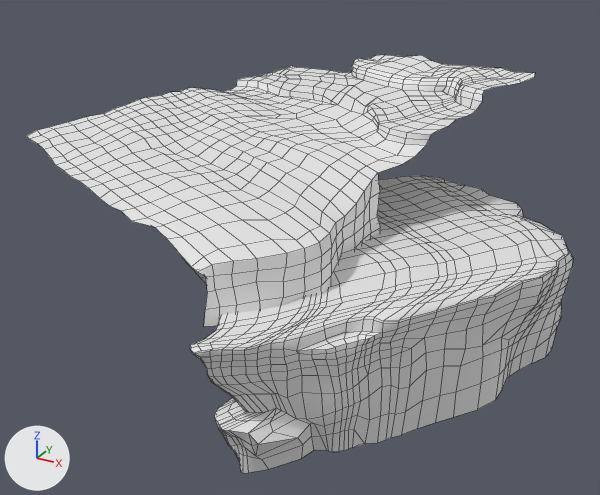
Renders of the FBX model 2nd prototype/Assets/Art/Level/Mountain.FBX from each side of a commit.
Camera for both pictures: a camera (50 mm lens) standing at (116.4, -214.9, 96.3) and looking at (-2.9, 1.9, -12.1). Every picture has the same lights, and +X, +Y and +Z are marked at lower left. Mesh edges are drawn as thin lines.

The first picture shows 'Inf', 'Object009'.
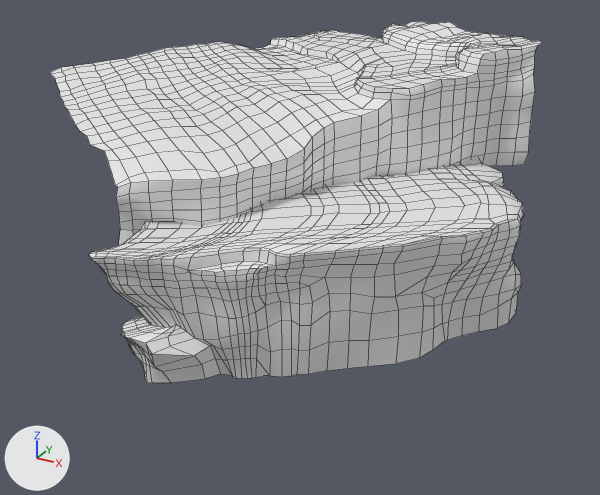
What changed in the scene script:
```text
Change me_mesh:
    used by ob_object009; location = (-30.3, -93.9, 10.9); rotation_euler = (0.024, 0.0, -0.706), in degrees (1.4, 0, -40); scale = (0.0352, 0.0429, 0.0463)
    remove me_mesh.from_pydata(...)  # 636 vertices, 580 faces; spans x -3497.0..493.0, y 305.0..4165.0, z -324.0..493.0
    add me_mesh.from_pydata(...)  # 774 vertices, 716 faces; spans x -3497.0..384.0, y 305.0..4165.0, z -394.0..488.0
    me_mesh part 1
    33 vertices are removed from x -1125.0..493.0, y 1022.0..4045.0, z -324.0..478.0
    34 faces are deleted
    69 vertices move from x -1570.0..458.0, y 1025.0..4108.0, z -235.0..493.0 to x -1561.0..371.0, y 1005.0..4108.0, z -191.0..474.0
    171 vertices are added at x -1248.0..384.0, y 995.0..4061.0, z -394.0..459.0
    170 new faces join them
Change ob_inf:
    ob_inf.location: (21.1, -44.0, 12.5) -> (-5.3, -37.5, 24.3)
    ob_inf.rotation_euler: (0.024, 0.0, -0.587) -> (0.024, 0.0, -0.86)  # degrees (1.4, 0, -34) -> degrees (1.4, 0, -49)
Change ob_object009:
    ob_object009.location: (-30.3, -93.9, 10.9) -> (-68.3, -71.8, 22.7)
    ob_object009.rotation_euler: (0.024, 0.0, -0.706) -> (0.024, 0.0, -0.979)  # degrees (1.4, 0, -40) -> degrees (1.4, 0, -56)
```

Changed parts and their boxes [x1, y1, x2, y2] in the pictures (600 x 495 px):
'Inf', moved, turned: before [180, 176, 573, 473]; after [89, 158, 524, 383]
'Object009', reshaped, moved, turned: before [27, 55, 535, 326]; after [50, 22, 542, 245]
part 1 of me_mesh, built on: before [191, 72, 535, 326]; after [115, 41, 542, 245]
